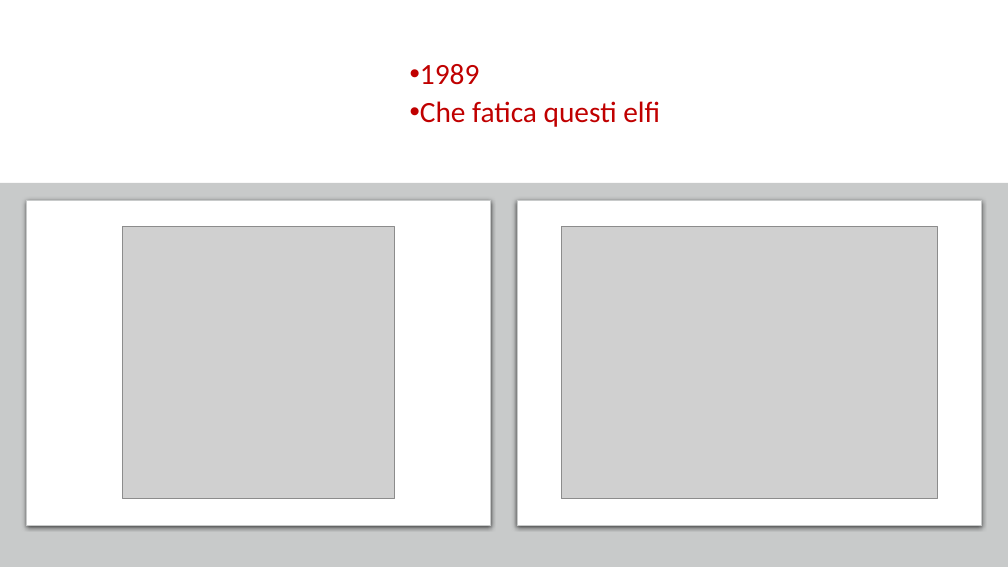
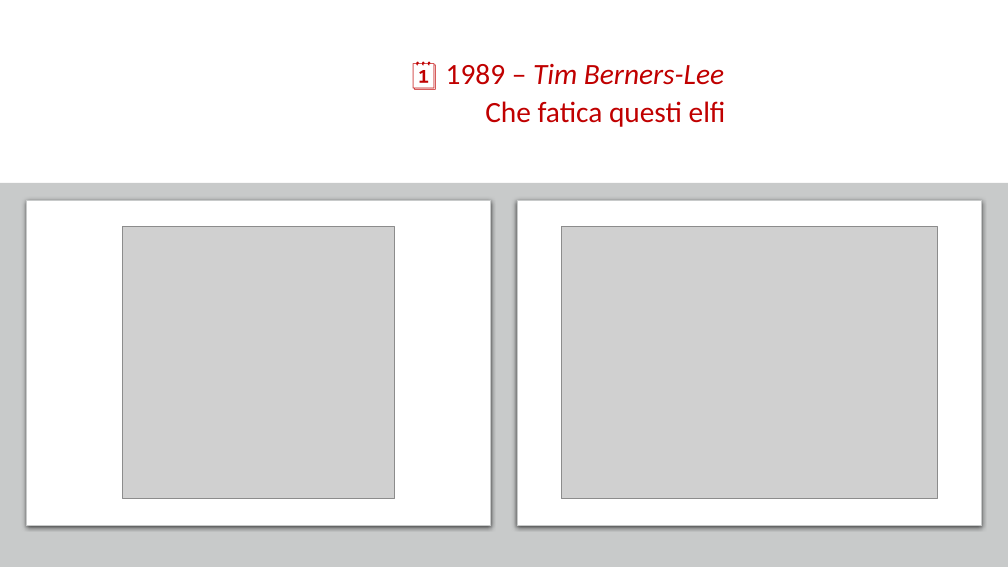
Before and after one commit to Ace68/slide, a slide deck: slide 5 of 2022/XMasDev/WebAssembly-XMASDEV2022.pptx (slide 4 before the commit). Drawn at 1008x567 pixels with LibreOffice and Linux fonts; fonts in the diff are those of the drawing; grey boxes stand for pictures; background and template pictures are left out. Boxes give left, top, right and bottom in pixels: in the first picture for what was removed or moved away, otherwise in the second. Text is boxed around its words. In the diff, an @@ line names an element or a change of style, - is before the commit and + after.

```diff
--- a/2022/XMasDev/WebAssembly-XMASDEV2022.pptx
+++ b/2022/XMasDev/WebAssembly-XMASDEV2022.pptx
@@ text at (446,64,724,85): text changed; italic on @@
-• 1989
+🗓️ 1989 – Tim Berners-Lee
@@ text at (485,101,726,127): bullet • to none @@
```
Also in this commit, not shown: 8 other slides changed, 2 slides added.
